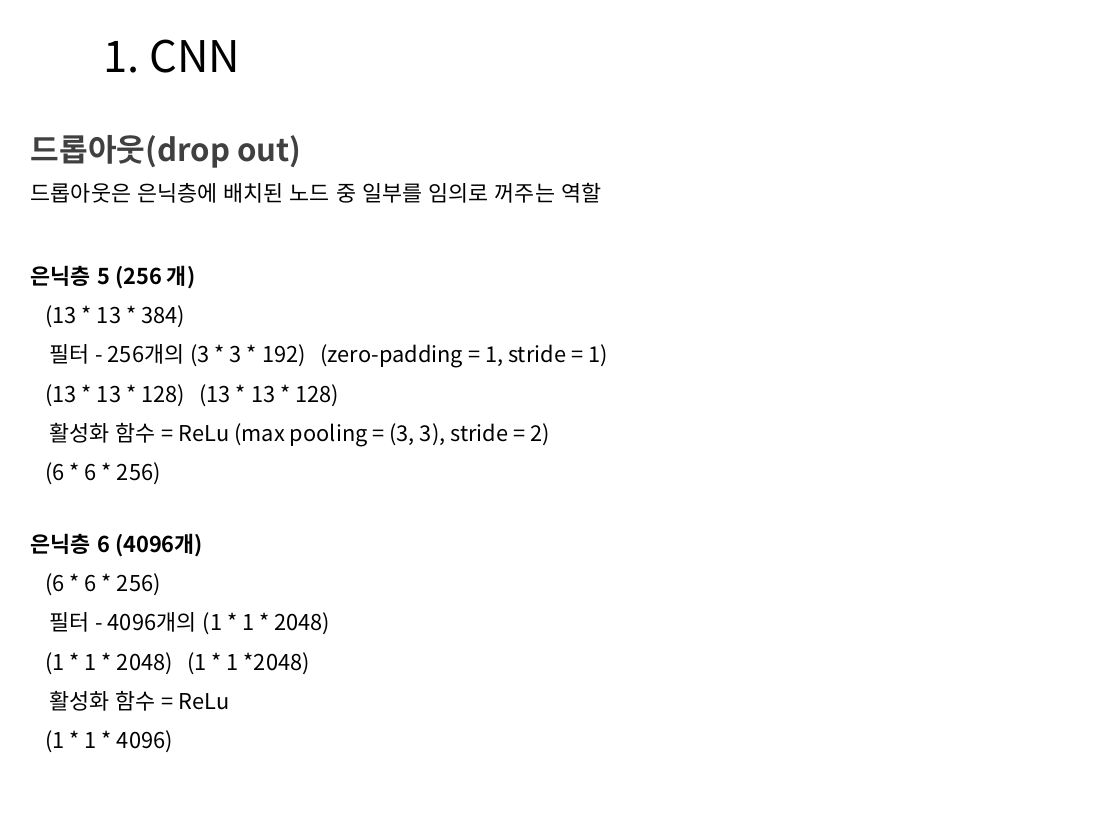
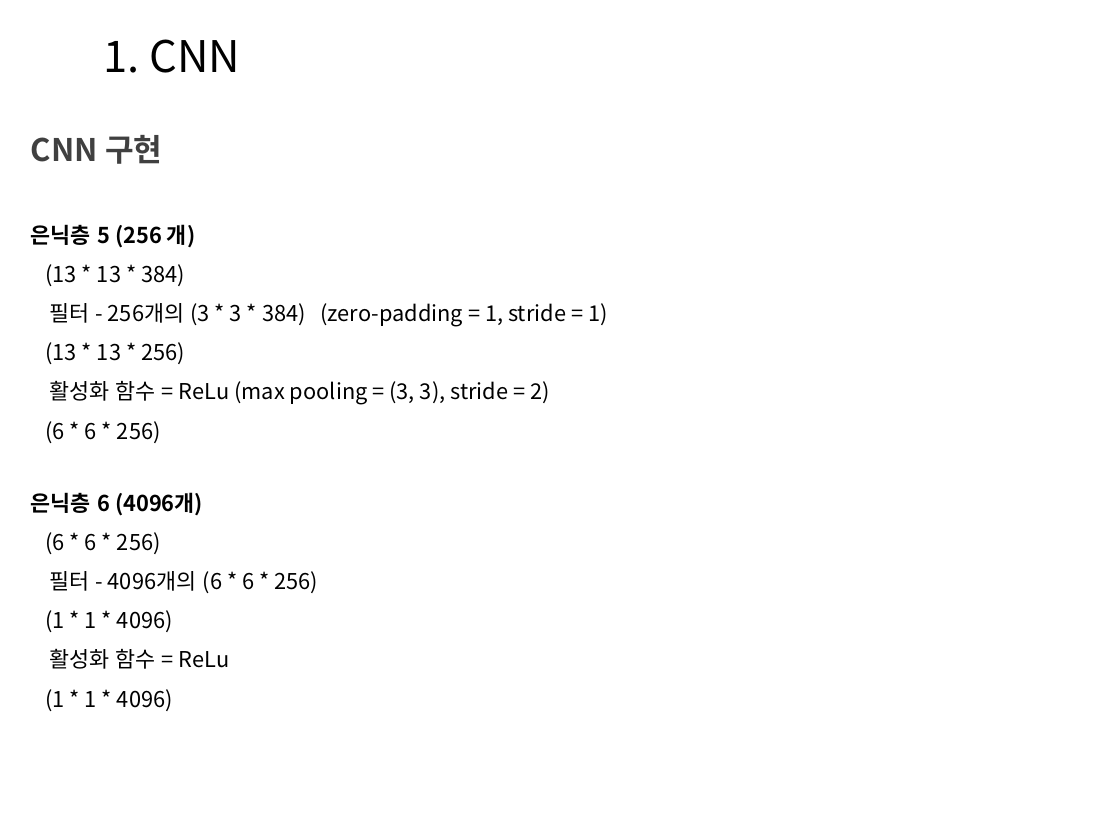
Before and after one commit to Heechul90/Deep_Learning, a slide deck: slide 16 of Study/정리/Deep Learning04.pptx (slide 14 before the commit). Drawn at 1120x840 pixels with LibreOffice and Linux fonts; fonts in the diff are those of the drawing; background and template pictures are left out. Boxes give left, top, right and bottom in pixels: in the first picture for what was removed or moved away, otherwise in the second. Text is boxed around its words. In the diff, an @@ line names an element or a change of style, - is before the commit and + after.

```diff
--- a/Study/정리/Deep Learning04.pptx
+++ b/Study/정리/Deep Learning04.pptx
@@ text at (31, 135, 162, 164): text changed @@
-드롭아웃(drop out)
+CNN 구현
@@ text "은닉층 5 (256 개)": place and size @@
-text "은닉층 5 (256 개)" at (31, 265, 607, 484)
+text "은닉층 5 (256 개)" at (31, 224, 607, 443)
@@ text removed at (31, 182, 601, 203) @@
-드롭아웃은 은닉층에 배치된 노드 중 일부를 임의로 꺼주는 역할
@@ text at (45, 303, 607, 364): text changed @@
-필터 - 256개의 (3 * 3 * 192) (zero-padding = 1, stride = 1)
-(13 * 13 * 128) (13 * 13 * 128)
+필터 - 256개의 (3 * 3 * 384) (zero-padding = 1, stride = 1)
+(13 * 13 * 256)
@@ text "은닉층 6 (4096개)": place and size @@
-text "은닉층 6 (4096개)" at (31, 533, 330, 752)
+text "은닉층 6 (4096개)" at (31, 492, 318, 711)
@@ text at (45, 571, 318, 632): text changed @@
-필터 - 4096개의 (1 * 1 * 2048)
-(1 * 1 * 2048) (1 * 1 *2048)
+필터 - 4096개의 (6 * 6 * 256)
+(1 * 1 * 4096)
```
Also in this commit, not shown: 7 other slides changed, 10 slides added, 1 slide removed.
